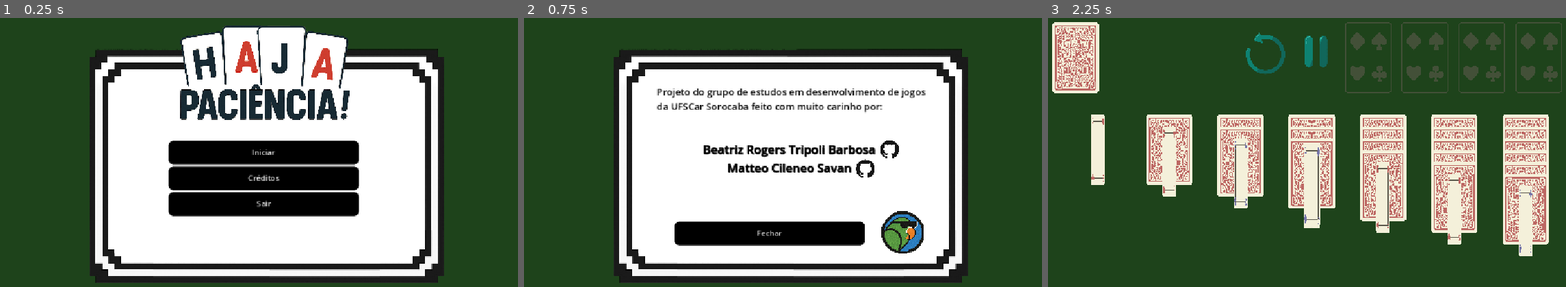
Above: before the commit, frames 1-3 (left to right).
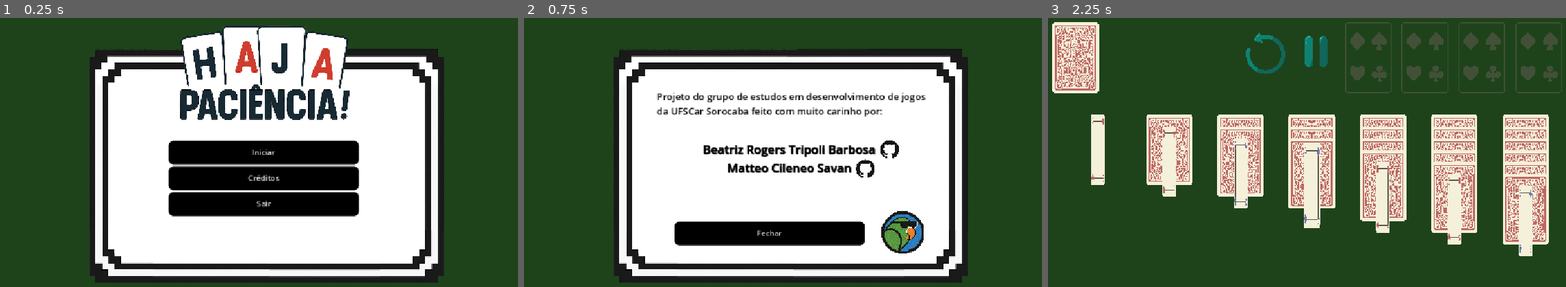
Above: after the commit, the same moments.

Repository: biarog/Paciencia-Maritacas
Game: Godot game, scene res://cenas/menu_inicial.tscn
Same seed, same stepped clock (60 frames per second), same inputs: the game is played once before the commit and once after it. Video files are missing from this copy of the repository; at most half a second of black plays in their place.
Inputs:
- Up to frame 1 (0.25 s): no input
- Up to frame 2 (0.75 s): click "Créditos" at 0.5 s
- Up to frame 3 (2.25 s): click "Fechar" at 1.25 s; click "Iniciar" at 2 s

The runs differ from the first frame. In frame 2, 2.5% of the frame differs, in the area x 25-78%, y 26-37%; in frame 3, nothing differs.

Commit message:
Ajustes de âncoras

Diff:
--- a/cenas/TelaVencedor.tscn
+++ b/cenas/TelaVencedor.tscn
@@ -25,9 +25,14 @@
 
 [node name="CenterContainerBotoes" type="CenterContainer" parent="TelaVencedor/Panel"]
 layout_mode = 2
-offset_top = 452.0
-offset_right = 1152.0
-offset_bottom = 649.0
+anchor_left = 0.5
+anchor_top = 0.5
+anchor_right = 0.5
+anchor_bottom = 0.5
+offset_left = -576.0
+offset_top = 128.0
+offset_right = 576.0
+offset_bottom = 325.0
 
 [node name="VBoxContainer" type="VBoxContainer" parent="TelaVencedor/Panel/CenterContainerBotoes"]
 z_index = 1
@@ -57,12 +62,14 @@
 [node name="CenterContainerTrofeu" type="CenterContainer" parent="TelaVencedor/Panel"]
 layout_mode = 1
 anchors_preset = -1
-anchor_left = -0.001
-anchor_right = -0.001
-offset_left = 0.154
-offset_top = -3.0
-offset_right = 5758.16
-offset_bottom = 1875.47
+anchor_left = 0.499
+anchor_top = 0.5
+anchor_right = 0.499
+anchor_bottom = 0.5
+offset_left = -575.846
+offset_top = -327.0
+offset_right = 5182.16
+offset_bottom = 1551.47
 scale = Vector2(0.2, 0.2)
 
 [node name="ImagemTrofeu" type="TextureRect" parent="TelaVencedor/Panel/CenterContainerTrofeu"]
@@ -71,18 +78,22 @@
 texture = ExtResource("3_0vfom")
 
 [node name="Control" type="Control" parent="TelaVencedor/Panel"]
-anchors_preset = 0
-offset_right = 1896.0
-offset_bottom = 672.0
+layout_mode = 1
+anchors_preset = 15
+anchor_right = 1.0
+anchor_bottom = 1.0
+grow_horizontal = 2
+grow_vertical = 2
+mouse_filter = 2
 
 [node name="ColorRect" type="ColorRect" parent="TelaVencedor/Panel/Control"]
 z_index = -9
 layout_mode = 1
 anchors_preset = -1
-anchor_left = -0.391899
-anchor_top = -0.305357
-anchor_right = 28.437
-anchor_bottom = 15.9014
+anchor_left = 0.000833333
+anchor_top = 0.00432099
+anchor_right = 1.00184
+anchor_bottom = 1.00474
 offset_left = -0.96
 offset_top = -2.8
 offset_right = -2.114
@@ -90,7 +101,19 @@
 mouse_filter = 2
 metadata/_edit_use_anchors_ = true
 
-[node name="AnimatedSprite2D_firework6" type="AnimatedSprite2D" parent="TelaVencedor"]
+[node name="Control" type="Control" parent="TelaVencedor"]
+layout_mode = 3
+anchor_left = 0.5
+anchor_top = 0.5
+anchor_right = 0.5
+anchor_bottom = 0.5
+offset_left = -576.0
+offset_top = -324.0
+offset_right = -536.0
+offset_bottom = -284.0
+mouse_filter = 2
+
+[node name="AnimatedSprite2D_firework6" type="AnimatedSprite2D" parent="TelaVencedor/Control"]
 z_index = 10
 texture_filter = 1
 position = Vector2(3.78887e+06, 866514)
@@ -99,7 +122,7 @@
 animation = &"firework"
 frame_progress = 0.418783
 
-[node name="AnimatedSprite2D_firework5" type="AnimatedSprite2D" parent="TelaVencedor"]
+[node name="AnimatedSprite2D_firework5" type="AnimatedSprite2D" parent="TelaVencedor/Control"]
 z_index = 10
 texture_filter = 1
 position = Vector2(1131, 617)
@@ -108,7 +131,7 @@
 animation = &"firework"
 frame_progress = 0.0901549
 
-[node name="AnimatedSprite2D_firework4" type="AnimatedSprite2D" parent="TelaVencedor"]
+[node name="AnimatedSprite2D_firework4" type="AnimatedSprite2D" parent="TelaVencedor/Control"]
 z_index = 10
 texture_filter = 1
 position = Vector2(1115.85, 103.212)
@@ -117,7 +140,7 @@
 animation = &"firework"
 frame_progress = 0.476333
 
-[node name="AnimatedSprite2D_firework3" type="AnimatedSprite2D" parent="TelaVencedor"]
+[node name="AnimatedSprite2D_firework3" type="AnimatedSprite2D" parent="TelaVencedor/Control"]
 z_index = 10
 texture_filter = 1
 position = Vector2(259, 536)
@@ -126,7 +149,7 @@
 animation = &"firework"
 frame_progress = 0.688336
 
-[node name="AnimatedSprite2D_firework2" type="AnimatedSprite2D" parent="TelaVencedor"]
+[node name="AnimatedSprite2D_firework2" type="AnimatedSprite2D" parent="TelaVencedor/Control"]
 z_index = 10
 texture_filter = 1
 position = Vector2(882.959, 399.955)
@@ -135,7 +158,7 @@
 animation = &"firework"
 frame_progress = 0.375455
 
-[node name="AnimatedSprite2D_firework" type="AnimatedSprite2D" parent="TelaVencedor"]
+[node name="AnimatedSprite2D_firework" type="AnimatedSprite2D" parent="TelaVencedor/Control"]
 z_index = 10
 texture_filter = 1
 position = Vector2(183, 215)
@@ -145,10 +168,17 @@
 frame_progress = 0.913116
 
 [node name="Label" type="Label" parent="TelaVencedor"]
-offset_left = 380.0
-offset_top = 428.0
-offset_right = 772.0
-offset_bottom = 493.0
+anchors_preset = 8
+anchor_left = 0.5
+anchor_top = 0.5
+anchor_right = 0.5
+anchor_bottom = 0.5
+offset_left = -196.0
+offset_top = 104.0
+offset_right = 196.0
+offset_bottom = 169.0
+grow_horizontal = 2
+grow_vertical = 2
 size_flags_horizontal = 4
 theme_override_colors/font_color = Color(0, 0, 0, 1)
 theme_override_colors/font_outline_color = Color(0, 0, 0, 1)
@@ -158,10 +188,15 @@
 vertical_alignment = 1
 
 [node name="Parabens" type="Label" parent="TelaVencedor"]
-offset_left = 375.0
-offset_top = 352.0
-offset_right = 779.0
-offset_bottom = 429.0
+anchors_preset = -1
+anchor_left = 0.501
+anchor_top = 0.5
+anchor_right = 0.501
+anchor_bottom = 0.5
+offset_left = -202.152
+offset_top = 28.0
+offset_right = 201.848
+offset_bottom = 105.0
 size_flags_horizontal = 4
 theme_override_colors/font_color = Color(0.873747, 0.70944, 7.70092e-07, 1)
 theme_override_colors/font_shadow_color = Color(0, 0, 0, 0.611765)
--- a/cenas/menu_inicial.tscn
+++ b/cenas/menu_inicial.tscn
@@ -87,55 +87,61 @@
 [node name="MenuInicial" type="Node2D"]
 script = ExtResource("1_fe3ib")
 
-[node name="Control" type="Control" parent="."]
+[node name="Background" type="CanvasLayer" parent="."]
+
+[node name="Control" type="Control" parent="Background"]
 layout_mode = 3
-anchors_preset = 0
-offset_right = 1152.0
-offset_bottom = 649.0
-
-[node name="ColorRect" type="ColorRect" parent="Control"]
+anchor_right = 1.0
+anchor_bottom = 1.002
+offset_bottom = -0.296082
+
+[node name="ColorRect" type="ColorRect" parent="Background/Control"]
 z_index = -3
 layout_mode = 1
 anchors_preset = -1
-anchor_left = -3.29985
-anchor_top = -0.6
-anchor_right = 25.5001
-anchor_bottom = 15.6
-offset_left = -0.00610352
-offset_right = -0.0078125
-offset_bottom = -0.000976563
+anchor_right = 1.0
+anchor_bottom = 1.0
+offset_bottom = -1.0
 grow_horizontal = 2
 grow_vertical = 2
 mouse_filter = 2
 color = Color(0.117647, 0.262745, 0.105882, 1)
-metadata/_edit_use_anchors_ = true
-
-[node name="TextureRect2" type="TextureRect" parent="."]
+
+[node name="MenuInicial" type="CanvasLayer" parent="."]
+
+[node name="TextureRect2" type="TextureRect" parent="MenuInicial"]
 z_index = -2
-offset_left = 132.126
-offset_top = 24.0
-offset_right = 1019.13
-offset_bottom = 624.0
+anchors_preset = 8
+anchor_left = 0.5
+anchor_top = 0.5
+anchor_right = 0.5
+anchor_bottom = 0.5
+offset_left = -443.874
+offset_top = -300.0
+offset_right = 444.027
+offset_bottom = 300.0
+grow_horizontal = 2
+grow_vertical = 2
 mouse_filter = 2
 texture = ExtResource("6_02fs0")
 expand_mode = 3
 
-[node name="MarginContainer" type="MarginContainer" parent="."]
-anchors_preset = 8
-anchor_left = 0.5
-anchor_top = 0.5
-anchor_right = 0.5
-anchor_bottom = 0.5
-offset_left = 132.0
-offset_top = 152.0
-offset_right = 1020.0
-offset_bottom = 550.0
+[node name="MarginContainer" type="MarginContainer" parent="MenuInicial"]
+anchors_preset = 8
+anchor_left = 0.5
+anchor_top = 0.5
+anchor_right = 0.5
+anchor_bottom = 0.5
+offset_left = -444.0
+offset_top = -172.0
+offset_right = 444.0
+offset_bottom = 226.0
 grow_horizontal = 2
 grow_vertical = 2
 size_flags_horizontal = 0
 theme = SubResource("Theme_atqwx")
 
-[node name="VBoxContainer" type="VBoxContainer" parent="MarginContainer"]
+[node name="VBoxContainer" type="VBoxContainer" parent="MenuInicial/MarginContainer"]
 z_index = 1
 custom_minimum_size = Vector2(300, 0)
 layout_mode = 2
@@ -143,7 +149,7 @@
 size_flags_vertical = 4
 alignment = 1
 
-[node name="Iniciar" type="Button" parent="MarginContainer/VBoxContainer"]
+[node name="Iniciar" type="Button" parent="MenuInicial/MarginContainer/VBoxContainer"]
 z_index = 5
 custom_minimum_size = Vector2(400, 50)
 layout_mode = 2
@@ -153,7 +159,7 @@
 theme_override_styles/normal = ExtResource("3_mqa1b")
 text = "Iniciar"
 
-[node name="Creditos" type="Button" parent="MarginContainer/VBoxContainer"]
+[node name="Creditos" type="Button" parent="MenuInicial/MarginContainer/VBoxContainer"]
 custom_minimum_size = Vector2(400, 50)
 layout_mode = 2
 theme_override_styles/hover = ExtResource("3_dyoa6")
@@ -161,7 +167,7 @@
 theme_override_styles/normal = ExtResource("3_mqa1b")
 text = "Créditos"
 
-[node name="Sair" type="Button" parent="MarginContainer/VBoxContainer"]
+[node name="Sair" type="Button" parent="MenuInicial/MarginContainer/VBoxContainer"]
 custom_minimum_size = Vector2(400, 50)
 layout_mode = 2
 theme_override_styles/hover = ExtResource("3_dyoa6")
@@ -169,45 +175,97 @@
 theme_override_styles/normal = ExtResource("3_mqa1b")
 text = "Sair"
 
-[node name="TextureRect" type="TextureRect" parent="."]
-anchors_preset = 5
-anchor_left = 0.5
-anchor_right = 0.5
-offset_left = 388.0
-offset_top = 26.0
-offset_right = 1332.0
-offset_bottom = 560.0
+[node name="TextureRect" type="TextureRect" parent="MenuInicial"]
+anchors_preset = -1
+anchor_left = 0.501
+anchor_top = 0.5
+anchor_right = 0.501
+anchor_bottom = 0.5
+offset_left = -189.152
+offset_top = -298.0
+offset_right = 754.848
+offset_bottom = 236.0
 grow_horizontal = 2
 scale = Vector2(0.4, 0.4)
 texture = ExtResource("3_qqmr5")
 
-[node name="AnimationPlayer" type="AnimationPlayer" parent="TextureRect"]
+[node name="AnimationPlayer" type="AnimationPlayer" parent="MenuInicial/TextureRect"]
 libraries = {
 &"": SubResource("AnimationLibrary_lnb41")
 }
 speed_scale = 0.5
 script = ExtResource("6_yhi41")
 
-[node name="Node2D" type="Node2D" parent="."]
+[node name="espada" type="VideoStreamPlayer" parent="MenuInicial"]
+z_index = 4096
+anchors_preset = 8
+anchor_left = 0.5
+anchor_top = 0.5
+anchor_right = 0.5
+anchor_bottom = 0.5
+offset_left = -310.0
+offset_top = 81.0
+offset_right = 770.0
+offset_bottom = 1161.0
+grow_horizontal = 2
+grow_vertical = 2
+scale = Vector2(0.1, 0.1)
+stream = ExtResource("9_go3jw")
+autoplay = true
+loop = true
+
+[node name="coracao" type="VideoStreamPlayer" parent="MenuInicial"]
+z_index = 4096
+anchors_preset = 8
+anchor_left = 0.5
+anchor_top = 0.5
+anchor_right = 0.5
+anchor_bottom = 0.5
+offset_left = 208.0
+offset_top = -178.0
+offset_right = 1288.0
+offset_bottom = 902.0
+grow_horizontal = 2
+grow_vertical = 2
+scale = Vector2(0.1, 0.1)
+stream = ExtResource("10_go3jw")
+autoplay = true
+loop = true
+
+[node name="Creditos" type="CanvasLayer" parent="."]
 visible = false
 
-[node name="TextureRect2" type="TextureRect" parent="Node2D"]
-offset_left = 132.0
-offset_top = 24.0
-offset_right = 1019.9
-offset_bottom = 624.0
+[node name="TextureRect2" type="TextureRect" parent="Creditos"]
+anchors_preset = 8
+anchor_left = 0.5
+anchor_top = 0.5
+anchor_right = 0.5
+anchor_bottom = 0.5
+offset_left = -444.0
+offset_top = -300.0
+offset_right = 443.9
+offset_bottom = 300.0
+grow_horizontal = 2
+grow_vertical = 2
 mouse_filter = 2
 texture = ExtResource("6_02fs0")
 expand_mode = 3
 
-[node name="HBoxContainer" type="HBoxContainer" parent="Node2D"]
+[node name="HBoxContainer" type="HBoxContainer" parent="Creditos"]
 z_index = 5
-offset_left = 338.0
-offset_top = 442.0
-offset_right = 741.0
-offset_bottom = 492.0
-
-[node name="Fechar" type="Button" parent="Node2D/HBoxContainer"]
+anchors_preset = 8
+anchor_left = 0.5
+anchor_top = 0.5
+anchor_right = 0.5
+anchor_bottom = 0.5
+offset_left = -238.0
+offset_top = 118.0
+offset_right = 165.0
+offset_bottom = 168.0
+grow_horizontal = 2
+grow_vertical = 2
+
+[node name="Fechar" type="Button" parent="Creditos/HBoxContainer"]
 custom_minimum_size = Vector2(400, 50)
 layout_mode = 2
 theme_override_styles/hover = ExtResource("3_dyoa6")
@@ -215,25 +273,37 @@
 theme_override_styles/normal = ExtResource("3_mqa1b")
 text = "Fechar"
 
-[node name="TextureButton" type="TextureButton" parent="Node2D"]
-offset_left = 773.0
-offset_top = 420.0
-offset_right = 1676.0
-offset_bottom = 1326.0
+[node name="TextureButton" type="TextureButton" parent="Creditos"]
+anchors_preset = 8
+anchor_left = 0.5
+anchor_top = 0.5
+anchor_right = 0.5
+anchor_bottom = 0.5
+offset_left = 197.0
+offset_top = 96.0
+offset_right = 1100.0
+offset_bottom = 1002.0
+grow_horizontal = 2
+grow_vertical = 2
 scale = Vector2(0.1, 0.1)
 texture_normal = ExtResource("7_23omm")
 texture_pressed = ExtResource("7_23omm")
 texture_hover = ExtResource("8_8mewt")
 
-[node name="PanelContainer" type="PanelContainer" parent="Node2D"]
+[node name="PanelContainer" type="PanelContainer" parent="Creditos"]
 custom_minimum_size = Vector2(300, 0)
-offset_left = 300.0
-offset_top = 134.0
-offset_right = 884.0
-offset_bottom = 235.0
+anchors_preset = -1
+anchor_left = 0.514
+anchor_top = 0.5
+anchor_right = 0.514
+anchor_bottom = 0.5
+offset_left = -292.128
+offset_top = -190.0
+offset_right = 291.872
+offset_bottom = -69.0
 theme_override_styles/panel = ExtResource("9_8mewt")
 
-[node name="texto" type="Label" parent="Node2D/PanelContainer"]
+[node name="texto" type="Label" parent="Creditos/PanelContainer"]
 custom_minimum_size = Vector2(300, 50)
 layout_mode = 2
 theme_override_colors/font_color = Color(0, 0, 0, 1)
@@ -241,14 +311,19 @@
 text = "Projeto do grupo de estudos em desenvolvimento de jogos    da UFSCar Sorocaba feito com muito carinho por:"
 autowrap_mode = 1
 
-[node name="VBoxContainer" type="VBoxContainer" parent="Node2D"]
+[node name="VBoxContainer" type="VBoxContainer" parent="Creditos"]
 z_index = 7
-offset_left = 260.0
-offset_top = 272.0
-offset_right = 898.0
-offset_bottom = 407.0
-
-[node name="Bia" type="Label" parent="Node2D/VBoxContainer"]
+anchors_preset = -1
+anchor_left = 0.5
+anchor_top = 0.524
+anchor_right = 0.5
+anchor_bottom = 0.524
+offset_left = -316.0
+offset_top = -67.552
+offset_right = 322.0
+offset_bottom = 67.448
+
+[node name="Bia" type="Label" parent="Creditos/VBoxContainer"]
 layout_mode = 2
 theme_override_colors/font_color = Color(0, 0, 0, 1)
 theme_override_colors/font_shadow_color = Color(0, 0, 0, 1)
@@ -256,7 +331,7 @@
 text = "Beatriz Rogers Tripoli Barbosa"
 horizontal_alignment = 1
 
-[node name="Matteo" type="Label" parent="Node2D/VBoxContainer"]
+[node name="Matteo" type="Label" parent="Creditos/VBoxContainer"]
 layout_mode = 2
 theme_override_colors/font_color = Color(0, 0, 0, 1)
 theme_override_colors/font_shadow_color = Color(0, 0, 0, 1)
@@ -264,52 +339,42 @@
 text = "Matteo Cileneo Savan"
 horizontal_alignment = 1
 
-[node name="botao_git_bia" type="TextureButton" parent="Node2D"]
-offset_left = 770.0
-offset_top = 270.0
-offset_right = 2793.0
-offset_bottom = 2274.0
+[node name="botao_git_bia" type="TextureButton" parent="Creditos"]
+anchors_preset = 8
+anchor_left = 0.5
+anchor_top = 0.5
+anchor_right = 0.5
+anchor_bottom = 0.5
+offset_left = 194.0
+offset_top = -54.0
+offset_right = 2217.0
+offset_bottom = 1950.0
+grow_horizontal = 2
+grow_vertical = 2
 scale = Vector2(0.02, 0.02)
 texture_normal = ExtResource("9_56w0b")
 texture_pressed = ExtResource("9_56w0b")
 texture_hover = ExtResource("10_t3ad3")
 
-[node name="botao_git_matteo" type="TextureButton" parent="Node2D"]
-offset_left = 719.0
-offset_top = 311.0
-offset_right = 2742.0
-offset_bottom = 2315.0
+[node name="botao_git_matteo" type="TextureButton" parent="Creditos"]
+anchors_preset = -1
+anchor_left = 0.5
+anchor_top = 0.542
+anchor_right = 0.5
+anchor_bottom = 0.542
+offset_left = 143.0
+offset_top = -40.216
+offset_right = 2166.0
+offset_bottom = 1963.78
 scale = Vector2(0.02, 0.02)
 texture_normal = ExtResource("9_56w0b")
 texture_pressed = ExtResource("9_56w0b")
 texture_hover = ExtResource("10_t3ad3")
 
-[node name="espada" type="VideoStreamPlayer" parent="."]
-z_index = 4096
-offset_left = 266.0
-offset_top = 405.0
-offset_right = 1346.0
-offset_bottom = 1485.0
-scale = Vector2(0.1, 0.1)
-stream = ExtResource("9_go3jw")
-autoplay = true
-loop = true
-
-[node name="coracao" type="VideoStreamPlayer" parent="."]
-z_index = 4096
-offset_left = 784.0
-offset_top = 146.0
-offset_right = 1864.0
-offset_bottom = 1226.0
-scale = Vector2(0.1, 0.1)
-stream = ExtResource("10_go3jw")
-autoplay = true
-loop = true
-
-[connection signal="pressed" from="MarginContainer/VBoxContainer/Iniciar" to="." method="_on_iniciar_pressed"]
-[connection signal="pressed" from="MarginContainer/VBoxContainer/Creditos" to="." method="_on_creditos_pressed"]
-[connection signal="pressed" from="MarginContainer/VBoxContainer/Sair" to="." method="_on_sair_pressed"]
-[connection signal="pressed" from="Node2D/HBoxContainer/Fechar" to="." method="_on_fechar_pressed"]
-[connection signal="pressed" from="Node2D/TextureButton" to="." method="_on_texture_button_pressed"]
-[connection signal="pressed" from="Node2D/botao_git_bia" to="." method="_on_botao_git_bia_pressed"]
-[connection signal="pressed" from="Node2D/botao_git_matteo" to="." method="_on_botao_git_matteo_pressed"]
+[connection signal="pressed" from="MenuInicial/MarginContainer/VBoxContainer/Iniciar" to="." method="_on_iniciar_pressed"]
+[connection signal="pressed" from="MenuInicial/MarginContainer/VBoxContainer/Creditos" to="." method="_on_creditos_pressed"]
+[connection signal="pressed" from="MenuInicial/MarginContainer/VBoxContainer/Sair" to="." method="_on_sair_pressed"]
+[connection signal="pressed" from="Creditos/HBoxContainer/Fechar" to="." method="_on_fechar_pressed"]
+[connection signal="pressed" from="Creditos/TextureButton" to="." method="_on_texture_button_pressed"]
+[connection signal="pressed" from="Creditos/botao_git_bia" to="." method="_on_botao_git_bia_pressed"]
+[connection signal="pressed" from="Creditos/botao_git_matteo" to="." method="_on_botao_git_matteo_pressed"]
--- a/cenas/timer.gd
+++ b/cenas/timer.gd
@@ -6,16 +6,15 @@
 	$NoTimer.start()
 
 func formatar_tempo(segundos: float) -> String:
-	var min = int(segundos) / 60
+	var minu = int(segundos / 60.0)
 	var seg = int(segundos) % 60
-	return "%02d:%02d" % [min, seg]
+	return "%02d:%02d" % [minu, seg]
 
 func salvar_tempo():
-	var Save = load("res://scripts/save.gd")
-	Save.set_tempo(tempo_total)
+	var save = load("res://scripts/save.gd")
+	save.set_tempo(tempo_total)
 	print("salvou")
 
 func _on_no_timer_timeout() -> void:
 	tempo_total = tempo_total+1
-	print(tempo_total)
 	$CenterContainer/Label.text = formatar_tempo(tempo_total)
--- a/scripts/Paciencia/controle_paciencia.gd
+++ b/scripts/Paciencia/controle_paciencia.gd
@@ -147,12 +147,18 @@
 	if carta.is_connected("mouse_exited", on_carta_mouse_exited):
 		carta.disconnect("mouse_exited", on_carta_mouse_exited)
 
-
 func conectar_carta(carta:Carta) -> void:
 	if !carta.is_connected("mouse_entered", on_carta_mouse_entered):
 		carta.connect("mouse_entered", on_carta_mouse_entered)
 	if !carta.is_connected("mouse_exited", on_carta_mouse_exited):
 		carta.connect("mouse_exited", on_carta_mouse_exited)
+
+func update_conexoes() -> void:
+	for i in get_tree().get_nodes_in_group("Colunas Jogo"):
+		for j in i.get_children():
+			if j is Carta and !j.virada:
+				conectar_carta(j)
+
 
 func calcula_posicao_alvo_de_carta_coluna(coluna_alvo: Node) -> Vector2:
 	var pos_x_coluna = 76 + (150 * coluna_alvo.get_parent().get_children().find(coluna_alvo))
--- a/scripts/Paciencia/tela_vencedor.gd
+++ b/scripts/Paciencia/tela_vencedor.gd
@@ -1,15 +1,15 @@
 extends Node2D
 
 func _ready() -> void:
-	var Save = load("res://scripts/save.gd") #para poder carregar a clase "abstrata"
-	print(Save.get_tempo_string_pronta())
-	$TelaVencedor/Label.text = Save.get_tempo_string_pronta()
-	$TelaVencedor/AnimatedSprite2D_firework.play("firework")
-	$TelaVencedor/AnimatedSprite2D_firework2.play("firework")
-	$TelaVencedor/AnimatedSprite2D_firework3.play("firework")
-	$TelaVencedor/AnimatedSprite2D_firework4.play("firework")
-	$TelaVencedor/AnimatedSprite2D_firework5.play("firework")
-	$TelaVencedor/AnimatedSprite2D_firework6.play("firework")
+	var save = load("res://scripts/save.gd") #para poder carregar a clase "abstrata"
+	print(save.get_tempo_string_pronta())
+	$TelaVencedor/Label.text = save.get_tempo_string_pronta()
+	$TelaVencedor/Control/AnimatedSprite2D_firework.play("firework")
+	$TelaVencedor/Control/AnimatedSprite2D_firework2.play("firework")
+	$TelaVencedor/Control/AnimatedSprite2D_firework3.play("firework")
+	$TelaVencedor/Control/AnimatedSprite2D_firework4.play("firework")
+	$TelaVencedor/Control/AnimatedSprite2D_firework5.play("firework")
+	$TelaVencedor/Control/AnimatedSprite2D_firework6.play("firework")
 
 
 
--- a/scripts/menu_inicial.gd
+++ b/scripts/menu_inicial.gd
@@ -10,12 +10,8 @@
 
 
 func _on_creditos_pressed() -> void:
-	$TextureRect2.hide()
-	$MarginContainer.hide()
-	$TextureRect.hide()
-	$espada.hide()
-	$coracao.hide()
-	$Node2D.show()
+	$MenuInicial.hide()
+	$Creditos.show()
 
 
 func _on_texture_button_pressed() -> void:
@@ -23,12 +19,8 @@
 
 
 func _on_fechar_pressed() -> void:
-	$Node2D.hide()
-	$TextureRect2.show()
-	$MarginContainer.show()
-	$TextureRect.show()
-	$espada.show()
-	$coracao.show()
+	$Creditos.hide()
+	$MenuInicial.show()
 
 
 
--- a/scripts/save.gd
+++ b/scripts/save.gd
@@ -15,6 +15,6 @@
 	return _tempo
 
 static func get_tempo_string_pronta() -> String:
-	var min = int(_tempo) / 60
-	var seg = int(_tempo) % 60
-	return "%02d:%02d" % [min, seg]
+	var minu = int(_tempo/60.0)
+	var seg = int(_tempo% 60)
+	return "%02d:%02d" % [minu, seg]
